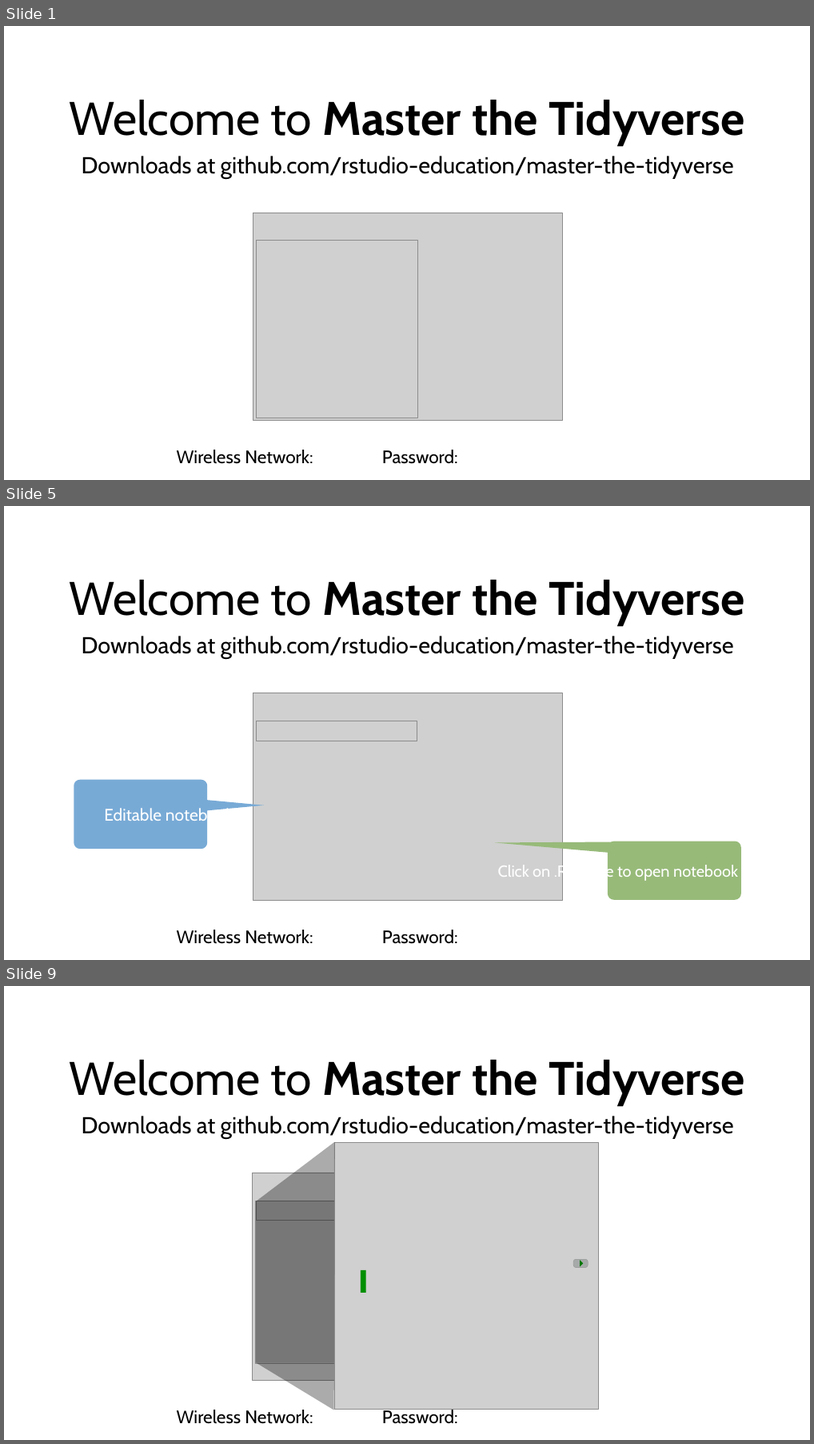
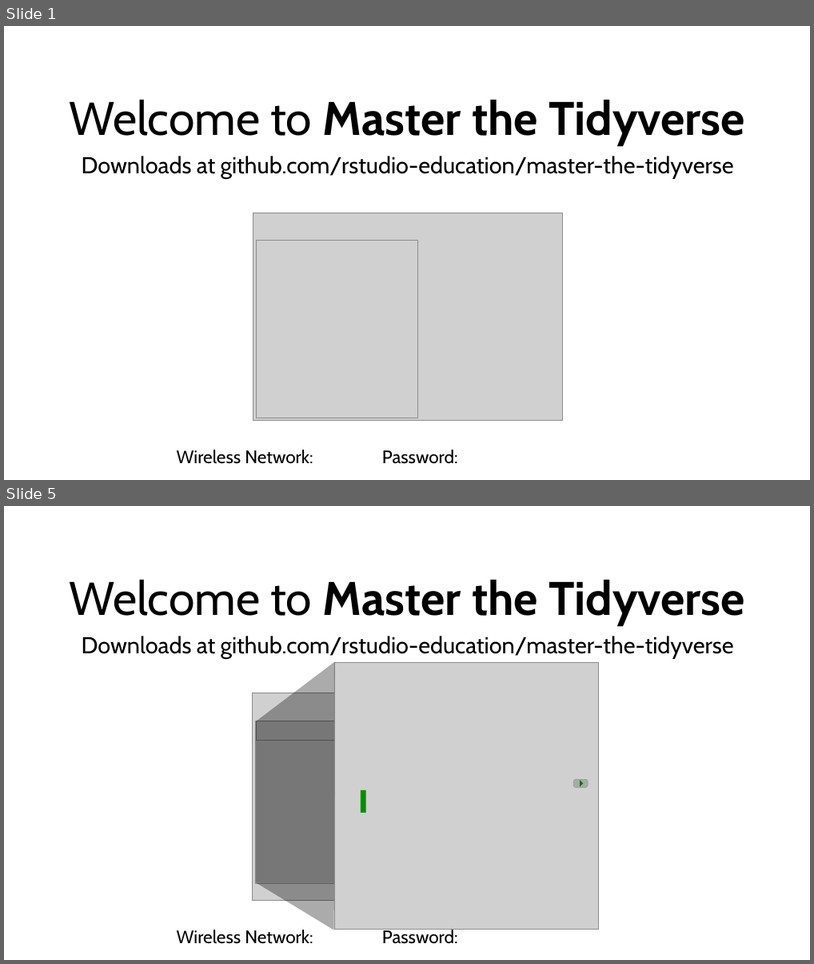
Before and after one commit to rstudio-education/master-the-tidyverse-instructors, a slide deck: powerpoints/000-A-Preclass-loop.pptx. Shown one above the other, each under a label of ours: slides 1, 5 and 9 before the commit, slides 1 and 5 after it; the slides between them are not shown. The pictures are 814x1444 and 814x964 pixels, drawn with LibreOffice and Linux fonts; fonts in the diff are those of the drawing; grey boxes stand for pictures. Boxes give left, top, right and bottom in pixels: in the first picture for what was removed or moved away, otherwise in the second. Text is boxed around its words. In the diff, an @@ line names an element or a change of style, - is before the commit and + after.

```diff
--- a/powerpoints/000-A-Preclass-loop.pptx
+++ b/powerpoints/000-A-Preclass-loop.pptx
@@ slide 5 removed at box(4, 506, 810, 960), background #FFFFFF @@
@@ text removed at box(69, 580, 746, 624) @@
-Welcome to Master the Tidyverse
@@ text removed at box(82, 636, 734, 659) @@
-Downloads at github.com/rstudio-education/master-the-tidyverse
@@ picture removed at box(253, 692, 562, 900) @@
@@ picture removed at box(256, 720, 417, 740) @@
@@ freeform shape removed at box(74, 780, 264, 848) @@
-Editable notebook
@@ freeform shape removed at box(495, 840, 742, 900) @@
-Click on .Rmd file to open notebook
@@ text removed at box(177, 929, 458, 944) @@
-Wireless Network: Password:
@@ what was slide 9 is now slide 5 @@
```
Also in this commit, not shown: 6 slides changed, 6 other slides removed.
